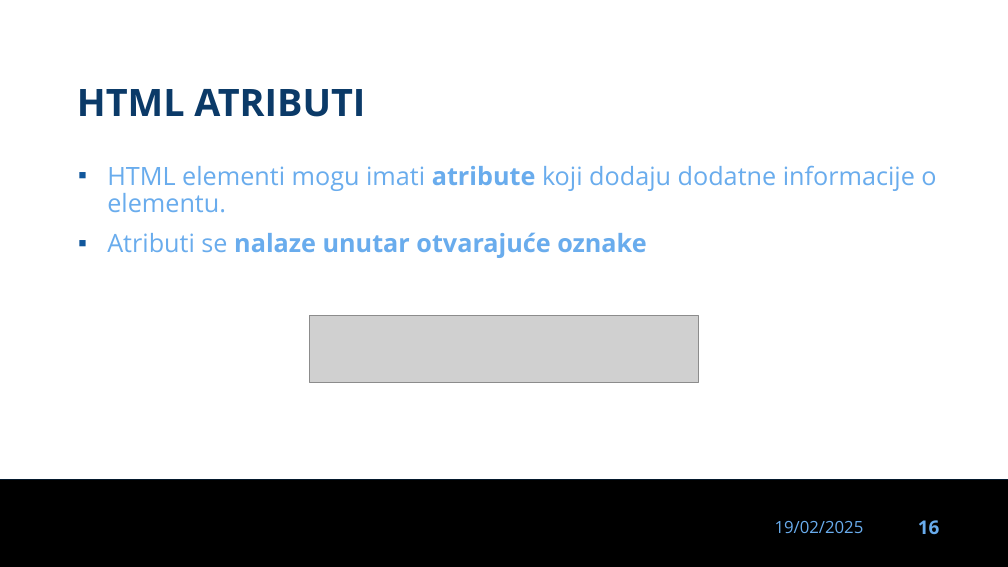
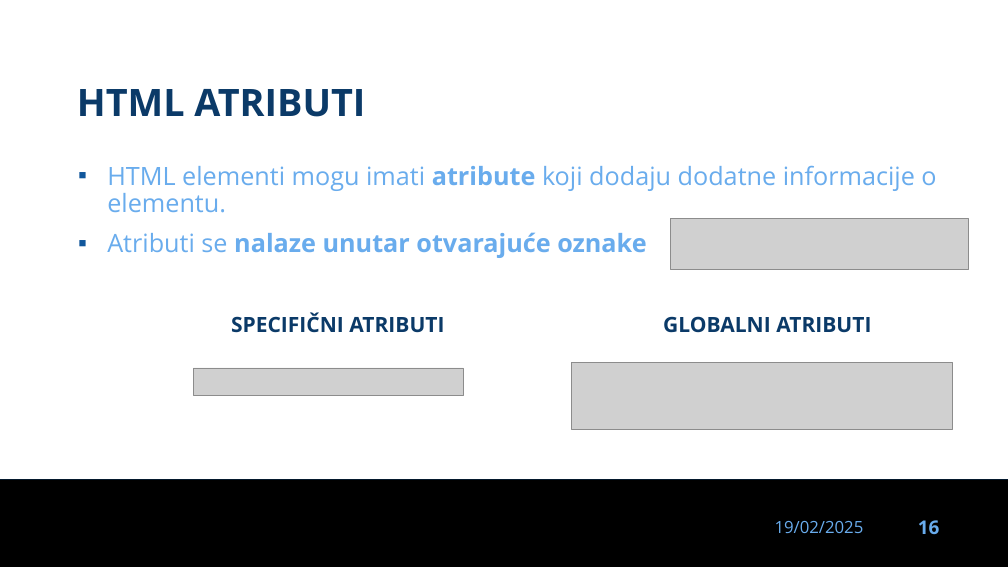
Before and after one commit to dinoDuvnjak/CTK, a slide deck: slide 16 of Bootcamp/dan-22-html-css/dan-22-html-css.pptx. Drawn at 1008x567 pixels with LibreOffice and Linux fonts; fonts in the diff are those of the drawing; grey boxes stand for pictures; background and template pictures are left out. Boxes give left, top, right and bottom in pixels: in the first picture for what was removed or moved away, otherwise in the second. Text is boxed around its words. In the diff, an @@ line names an element or a change of style, - is before the commit and + after.

```diff
--- a/Bootcamp/dan-22-html-css/dan-22-html-css.pptx
+++ b/Bootcamp/dan-22-html-css/dan-22-html-css.pptx
@@ picture resized from (x1=310, y1=315, x2=699, y2=382) to (x1=671, y1=219, x2=969, y2=269) @@
@@ text added at (x1=231, y1=312, x2=444, y2=333), 20 pt, text #0B3A68, bold @@
+SPECIFIČNI ATRIBUTI
@@ text added at (x1=663, y1=316, x2=871, y2=333), 20 pt, text #0B3A68, bold @@
+GLOBALNI ATRIBUTI
@@ picture added at (x1=194, y1=368, x2=464, y2=395) @@
@@ picture added at (x1=572, y1=362, x2=953, y2=430) @@
```
Also in this commit, not shown: 7 slides added, 13 other files.
